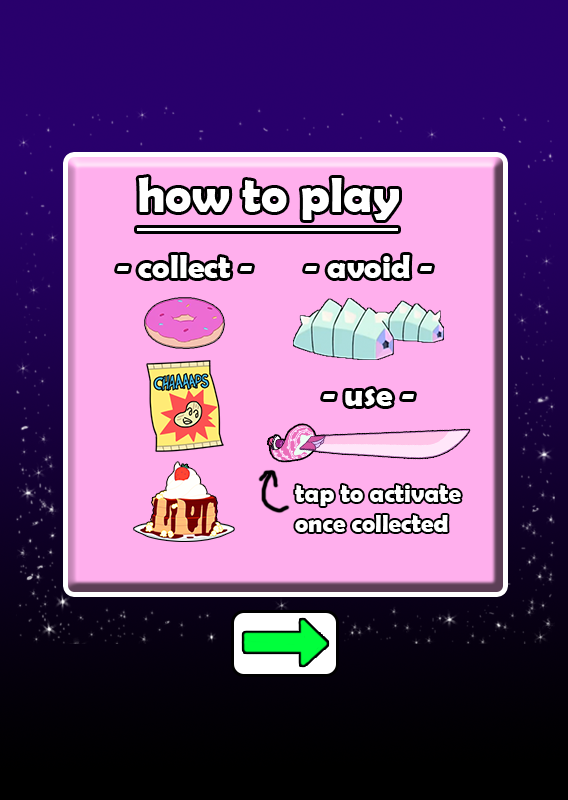
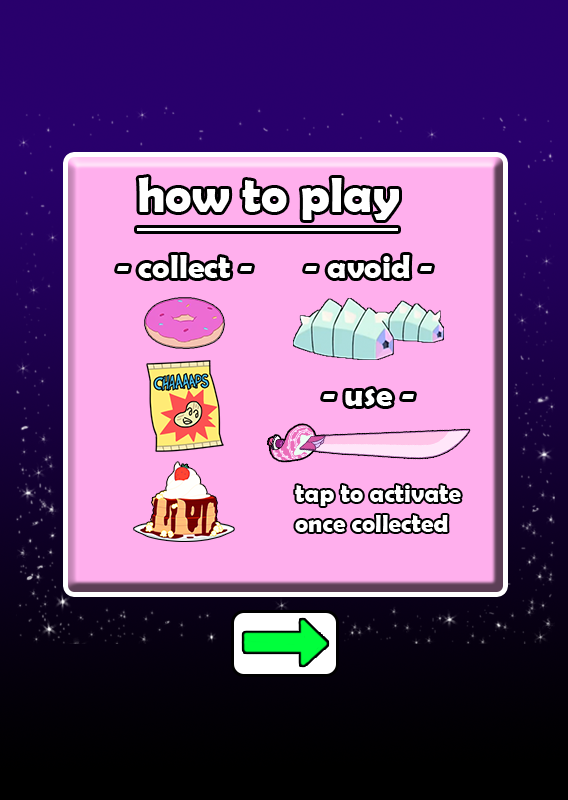
Before/after of a (568, 800) layered artwork. What changed in the layer stack:
hid "Layer 4" over (258, 469, 290, 514)
painted on "popup copy", unmasked it over (117, 255, 461, 532)
